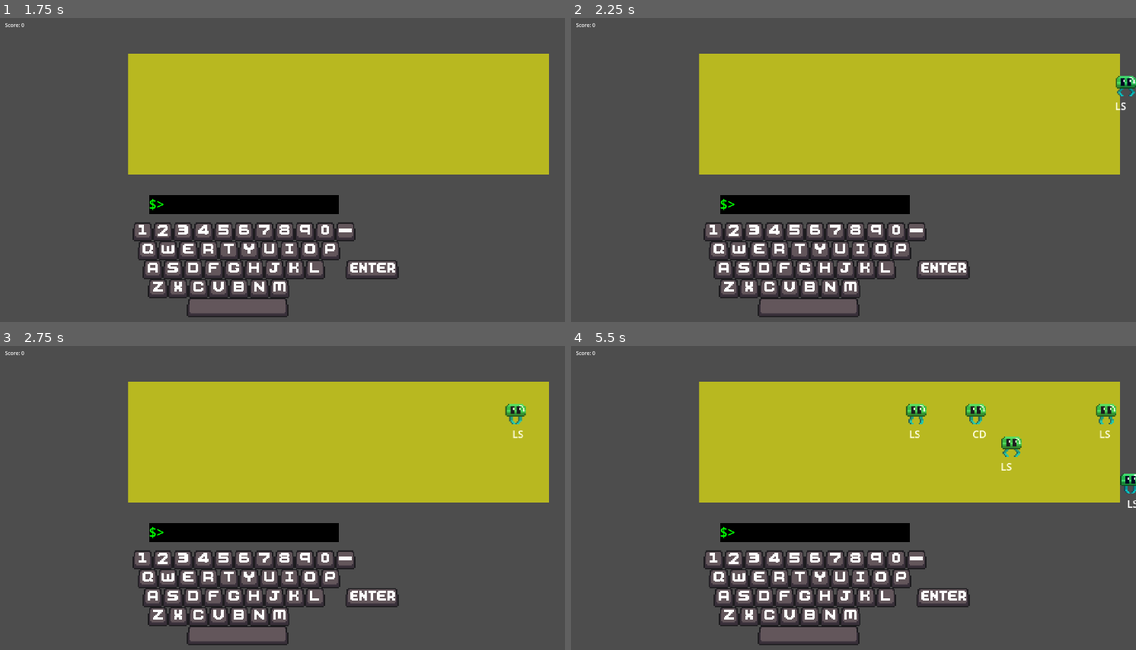
Above: before the commit, frames 1-4 (two rows, left to right).
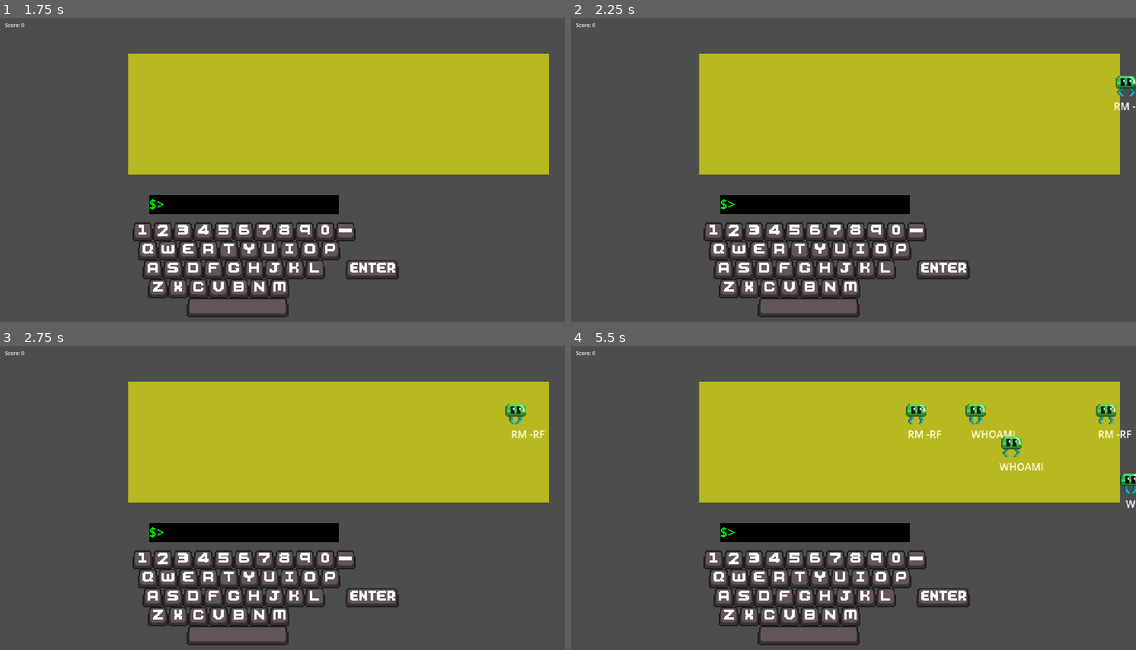
Above: after the commit, the same moments.

Repository: nicolasgsantana/game-jam42
Game: Godot game, scene res://scenes/levels/main.tscn
Two runs of this game, one before a commit and one after it. Both use one fixed random seed, a clock stepped at 60 frames per second and the inputs below.
Inputs:
- Up to frame 1 (1.75 s): tap Enter at 0.5 s; tap Space at 1.25 s
- Up to frame 2 (2.25 s): tap Enter at 2 s
- Up to frame 3 (2.75 s): no input
- Up to frame 4 (5.5 s): no input

Frame 1 is identical in both runs. In frame 2, less than 0.1% of the frame differs, in the area x 96-100%, y 27-31%; in frame 3, less than 0.1%; in frame 4, 0.5%, in the area x 59-100%, y 27-54%.

Commit message:
adjust labels

Diff:
--- a/scenes/enemy_type_1_green.tscn
+++ b/scenes/enemy_type_1_green.tscn
@@ -101,13 +101,14 @@
 anchors_preset = 15
 anchor_right = 1.0
 anchor_bottom = 1.0
-offset_left = -6.5
+offset_left = -7.0
 offset_top = 11.0
-offset_right = -6.5
+offset_right = 154.0
 offset_bottom = 21.0
 grow_horizontal = 2
 grow_vertical = 2
 scale = Vector2(0.5, 0.5)
+vertical_alignment = 1
 
 [node name="CorrectLabel" type="Label" parent="Control"]
 texture_filter = 1
@@ -115,11 +116,12 @@
 anchors_preset = 15
 anchor_right = 1.0
 anchor_bottom = 1.0
-offset_left = -6.5
+offset_left = -7.0
 offset_top = 11.0
-offset_right = -6.5
+offset_right = 154.0
 offset_bottom = 21.0
 grow_horizontal = 2
 grow_vertical = 2
 scale = Vector2(0.5, 0.5)
 theme_override_colors/font_color = Color(0, 1, 0, 1)
+vertical_alignment = 1
--- a/scripts/enemy_type_1_green.gd
+++ b/scripts/enemy_type_1_green.gd
@@ -1,21 +1,14 @@
 extends CharacterBody2D
 
 @export var speed: int = 200
-@export var difficulty: int = 1
+@export var difficulty: int = 2
 var is_dead: bool = false
 var command: String
 
 func _ready():
 	add_to_group("enemies")
-
-	for child in get_children():
-		if child is AnimatedSprite2D:
-			var animated_sprite = child as AnimatedSprite2D
-			print("    Animações do AnimatedSprite2D:")
 	var animated_sprite = get_node_or_null("AnimatedSprite2D")
-	if animated_sprite and animated_sprite.sprite_frames:
-		if animated_sprite.sprite_frames.has_animation("Walk"):
-			animated_sprite.play("Walk")
+	animated_sprite.play("Walk")
 
 	var possible_commands: Array
 	var command_dict: Dictionary = GlobalData.command_dict
@@ -29,68 +22,21 @@
 	# Só se move se não estiver morto
 	if not is_dead:
 		position += Vector2.LEFT * speed * delta
-
-		if position.x < -100:
-			queue_free()
+	if position.x < -100:
+		queue_free()
 
 func die():
 	is_dead = true
-
-	var animated_sprite = get_node_or_null("AnimatedSprite2D")
-
-	if animated_sprite and animated_sprite.sprite_frames:
-		var death_anim_name = ""
-		if animated_sprite.sprite_frames.has_animation("Death"):
-			death_anim_name = "Death"
-		if death_anim_name != "":
-			print("✅ Encontrou animação de morte: '", death_anim_name, "'")
-
-			# IMPORTANTE: Para a animação atual primeiro
-			animated_sprite.stop()
-
-			# Toca a animação de morte
-			animated_sprite.play(death_anim_name)
-
-			# Verifica se a animação faz loop
-			var is_looping = animated_sprite.sprite_frames.get_animation_loop(death_anim_name)
-			print("Animação Death faz loop: ", is_looping)
-
-			if is_looping:
-				print("⚠️  AVISO: Animação Death está marcada como LOOP!")
-				print("⚠️  Vá no AnimatedSprite2D e desmarque 'Loop' na animação Death")
-				# Remove após um tempo fixo se estiver em loop
-				await get_tree().create_timer(1.0).timeout
-				print("✅ Timeout atingido, removendo inimigo...")
-				queue_free()
-			else:
-				# Espera a animação terminar normalmente
-				print("⏳ Aguardando animação Death terminar...")
-				await animated_sprite.animation_finished
-				print("✅ Animação terminou! Removendo inimigo...")
-				queue_free()
+	var animated_sprite: AnimatedSprite2D
+	for child in get_children():
+		if child is AnimatedSprite2D:
+			animated_sprite = child
 		else:
-			print("❌ Animação de morte não encontrada! Usando efeito simples...")
-			simple_death_effect()
-	else:
-		print("❌ AnimatedSprite2D não encontrado! Usando efeito simples...")
-		simple_death_effect()
-
-func simple_death_effect():
-	# Efeito simples de morte sem AnimatedSprite2D
-	var animated_sprite = get_node_or_null("AnimatedSprite2D")
-	if animated_sprite:
-		# Cria um tween para fazer o efeito
-		var tween = create_tween()
-		tween.parallel().tween_property(animated_sprite, "modulate", Color.RED, 0.2)
-		tween.parallel().tween_property(animated_sprite, "rotation", deg_to_rad(180), 0.5)
-		tween.parallel().tween_property(animated_sprite, "scale", Vector2.ZERO, 0.5)
-
-		# Remove depois do efeito
-		await tween.finished
-		queue_free()
-	else:
-		# Se não tiver nem sprite, remove imediatamente
-		queue_free()
+			child.visible = false
+	animated_sprite.stop()
+	animated_sprite.play("Death")
+	await animated_sprite.animation_finished
+	queue_free()
 
 func word_feedback(buffer: Array) -> void:
 	var player_input: String = ""
@@ -99,7 +45,7 @@
 	if player_input in command:
 		$Control/CorrectLabel.text = player_input
 	else:
-		$Control/CorrectLabel.text
+		$Control/CorrectLabel.text = ""
 
 func check_command(received_command: String) -> bool:
 	if command == received_command:
